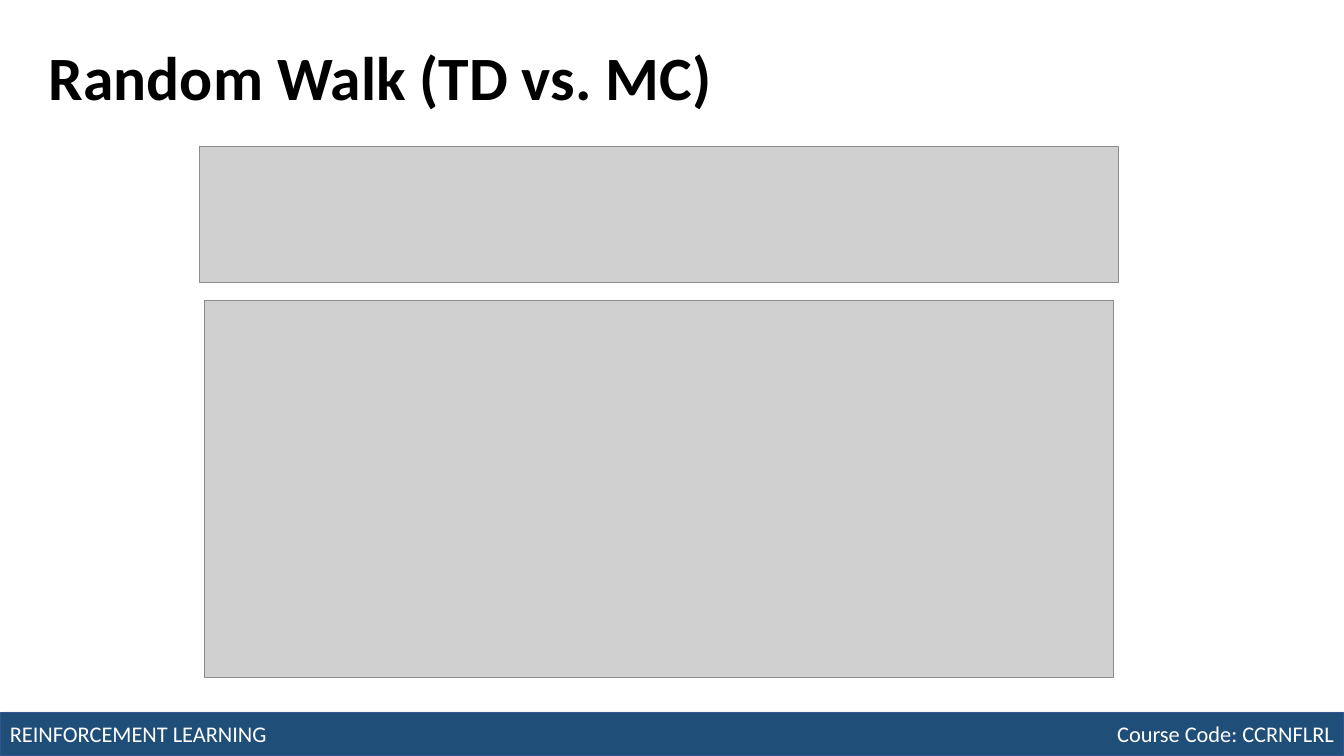
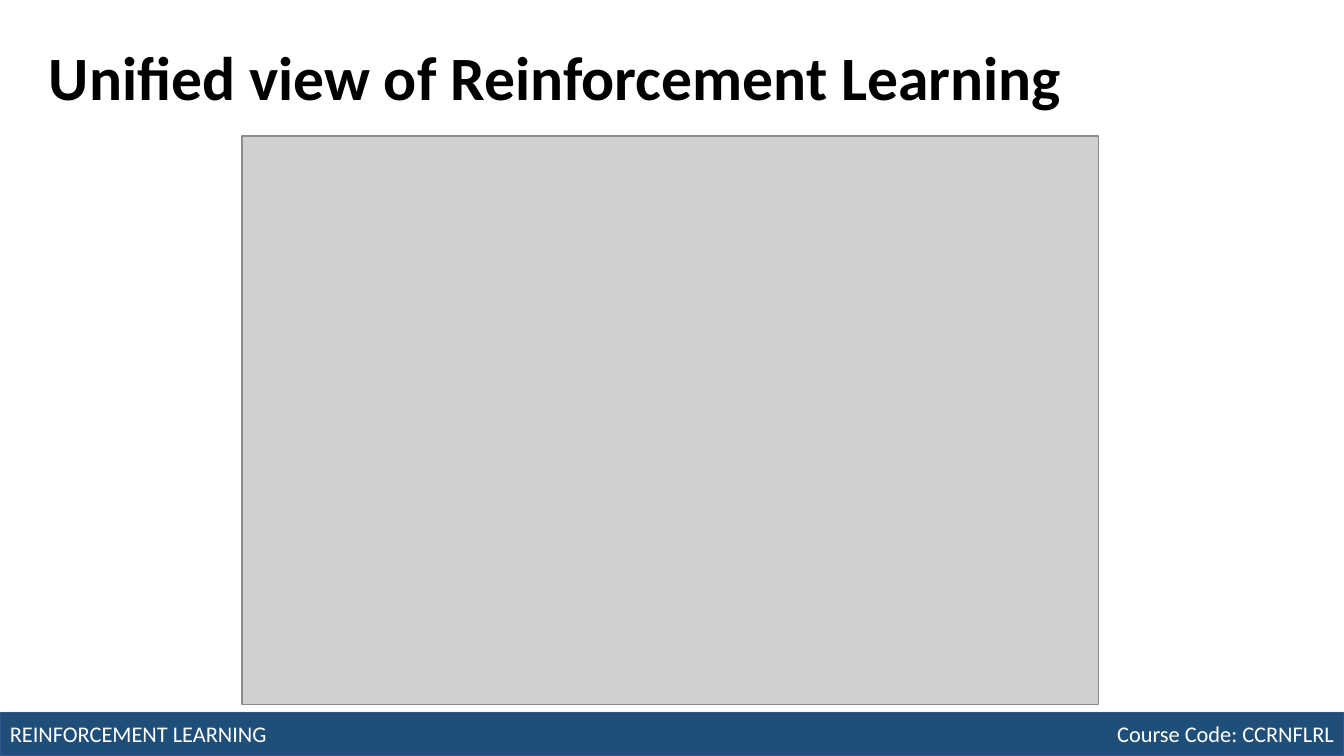
Before and after one commit to robitussin/CCRNFLRL, a slide deck: slide 18 of week_9-10/Module 7 - Temporal Difference Learning.pptx (slide 14 before the commit). Drawn at 1344x756 pixels with LibreOffice and Linux fonts; fonts in the diff are those of the drawing; grey boxes stand for pictures. Boxes give left, top, right and bottom in pixels: in the first picture for what was removed or moved away, otherwise in the second. Text is boxed around its words. In the diff, an @@ line names an element or a change of style, - is before the commit and + after.

```diff
--- a/week_9-10/Module 7 - Temporal Difference Learning.pptx
+++ b/week_9-10/Module 7 - Temporal Difference Learning.pptx
@@ title at (49, 56, 1061, 111): text changed @@
-Random Walk (TD vs. MC)
+Unified view of Reinforcement Learning
@@ picture removed at (200, 146, 1119, 281) @@
@@ picture: place and size @@
-picture at (205, 300, 1113, 678)
+picture at (242, 136, 1099, 705)
```
Also in this commit, not shown: 1 other slide changed, 6 slides added.
